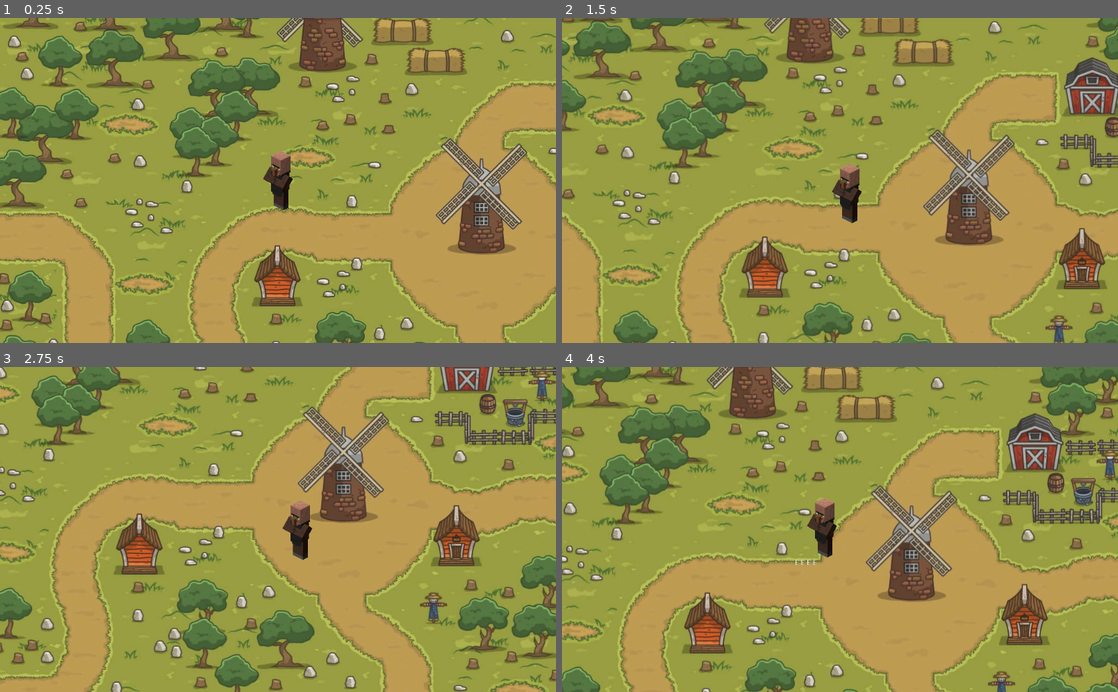
Above: before the commit, frames 1-4 (two rows, left to right).
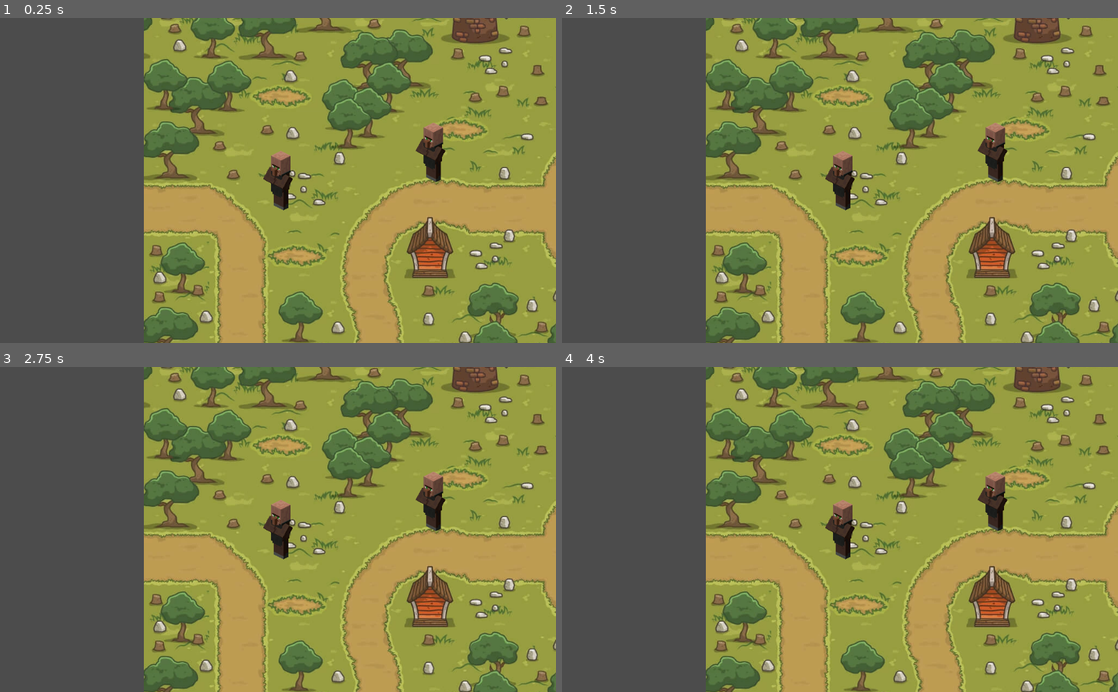
Above: after the commit, the same moments.

Repository: RattusInVitaReali/FarmVile
Game: Godot game, scene res://main.tscn
Same seed, same stepped clock (60 frames per second), same inputs: the game is played once before the commit and once after it.
Inputs:
- Up to frame 1 (0.25 s): no input
- Up to frame 2 (1.5 s): tap Enter at 0.5 s; hold Right (ui_right) 0.53-1.28 s; hold Down (ui_down) from 1.28 s (still down)
- Up to frame 3 (2.75 s): release Down (ui_down) at 2.03 s; hold Right (ui_right) from 2.03 s (still down)
- Up to frame 4 (4 s): release Right (ui_right) at 2.78 s; hold Up (ui_up) 2.78-3.53 s; hold Left (ui_left) from 3.53 s (still down)

The runs differ from the first frame. In frame 1, 71% of the frame differs, in the area x 0-100%, y 0-100%; in frame 2, 73%; in frame 3, 78%; in frame 4, 73%.

Commit message:
luka hvala sto nisi pushovao

Diff:
--- a/main.tscn
+++ b/main.tscn
@@ -10,11 +10,16 @@
 position = Vector2( 574, 293 )
 texture = ExtResource( 1 )
 
+[node name="Interactable" parent="." instance=ExtResource( 3 )]
+position = Vector2( 509, 207 )
+hover_text = "W W W W"
+
+[node name="Interactable2" parent="." instance=ExtResource( 3 )]
+position = Vector2( 562, 348 )
+
 [node name="Player" parent="." instance=ExtResource( 2 )]
 position = Vector2( 382, 248 )
 
-[node name="Interactable" parent="." instance=ExtResource( 3 )]
-position = Vector2( 509, 207 )
-
-[node name="Interactable2" parent="." instance=ExtResource( 3 )]
-position = Vector2( 562, 348 )
+[node name="Player2" parent="." instance=ExtResource( 2 )]
+position = Vector2( 101, 300 )
+player_id = 1
--- a/player/player.gd
+++ b/player/player.gd
@@ -3,15 +3,17 @@
 var speed = 200  # speed in pixels/sec
 var velocity = Vector2.ZERO
 
+export(int) var player_id = 0
+
 func get_input():
 	velocity = Vector2.ZERO
-	if Input.is_action_pressed('ui_right'):
+	if Input.is_action_pressed('ui_right_%s' % player_id):
 		velocity.x += 1
-	if Input.is_action_pressed('ui_left'):
+	if Input.is_action_pressed('ui_left_%s' % player_id):
 		velocity.x -= 1
-	if Input.is_action_pressed('ui_down'):
+	if Input.is_action_pressed('ui_down_%s' % player_id):
 		velocity.y += 1
-	if Input.is_action_pressed('ui_up'):
+	if Input.is_action_pressed('ui_up_%s' % player_id):
 		velocity.y -= 1
 	# Make sure diagonal movement isn't faster
 	velocity = velocity.normalized() * speed
@@ -33,3 +35,17 @@
 	if current_interactable != null:
 		current_interactable.stop_hover()
 		current_interactable = null
+
+func interact():
+	if current_interactable != null:
+		current_interactable
+
+
+var item : Item = null
+
+func equip():
+	pass
+
+
+func drop():
+	pass
--- a/player/player.tscn
+++ b/player/player.tscn
@@ -29,7 +29,6 @@
 collision_mask = 128
 
 [node name="CollisionShape2D" type="CollisionShape2D" parent="InteractableScaner"]
-position = Vector2( 0, 30 )
 shape = SubResource( 2 )
 
 [connection signal="area_entered" from="InteractableScaner" to="." method="_on_InteractableScaner_area_entered"]
--- a/project.godot
+++ b/project.godot
@@ -34,6 +34,73 @@
 
 common/drop_mouse_on_gui_input_disabled=true
 
+[input]
+
+ui_left_1={
+"deadzone": 0.5,
+"events": [ Object(InputEventKey,"resource_local_to_scene":false,"resource_name":"","device":0,"alt":false,"shift":false,"control":false,"meta":false,"command":false,"pressed":false,"scancode":74,"physical_scancode":0,"unicode":0,"echo":false,"script":null)
+ ]
+}
+ui_left_0={
+"deadzone": 0.5,
+"events": [ Object(InputEventKey,"resource_local_to_scene":false,"resource_name":"","device":0,"alt":false,"shift":false,"control":false,"meta":false,"command":false,"pressed":false,"scancode":65,"physical_scancode":0,"unicode":0,"echo":false,"script":null)
+ ]
+}
+ui_right_0={
+"deadzone": 0.5,
+"events": [ Object(InputEventKey,"resource_local_to_scene":false,"resource_name":"","device":0,"alt":false,"shift":false,"control":false,"meta":false,"command":false,"pressed":false,"scancode":68,"physical_scancode":0,"unicode":0,"echo":false,"script":null)
+ ]
+}
+ui_right_1={
+"deadzone": 0.5,
+"events": [ Object(InputEventKey,"resource_local_to_scene":false,"resource_name":"","device":0,"alt":false,"shift":false,"control":false,"meta":false,"command":false,"pressed":false,"scancode":76,"physical_scancode":0,"unicode":0,"echo":false,"script":null)
+ ]
+}
+ui_up_0={
+"deadzone": 0.5,
+"events": [ Object(InputEventKey,"resource_local_to_scene":false,"resource_name":"","device":0,"alt":false,"shift":false,"control":false,"meta":false,"command":false,"pressed":false,"scancode":87,"physical_scancode":0,"unicode":0,"echo":false,"script":null)
+ ]
+}
+ui_up_1={
+"deadzone": 0.5,
+"events": [ Object(InputEventKey,"resource_local_to_scene":false,"resource_name":"","device":0,"alt":false,"shift":false,"control":false,"meta":false,"command":false,"pressed":false,"scancode":73,"physical_scancode":0,"unicode":0,"echo":false,"script":null)
+ ]
+}
+ui_down_0={
+"deadzone": 0.5,
+"events": [ Object(InputEventKey,"resource_local_to_scene":false,"resource_name":"","device":0,"alt":false,"shift":false,"control":false,"meta":false,"command":false,"pressed":false,"scancode":83,"physical_scancode":0,"unicode":0,"echo":false,"script":null)
+ ]
+}
+ui_down_1={
+"deadzone": 0.5,
+"events": [ Object(InputEventKey,"resource_local_to_scene":false,"resource_name":"","device":0,"alt":false,"shift":false,"control":false,"meta":false,"command":false,"pressed":false,"scancode":75,"physical_scancode":0,"unicode":0,"echo":false,"script":null)
+ ]
+}
+ui_interact_0={
+"deadzone": 0.5,
+"events": [ Object(InputEventKey,"resource_local_to_scene":false,"resource_name":"","device":0,"alt":false,"shift":false,"control":false,"meta":false,"command":false,"pressed":false,"scancode":69,"physical_scancode":0,"unicode":0,"echo":false,"script":null)
+ ]
+}
+ui_interact_1={
+"deadzone": 0.5,
+"events": [ Object(InputEventKey,"resource_local_to_scene":false,"resource_name":"","device":0,"alt":false,"shift":false,"control":false,"meta":false,"command":false,"pressed":false,"scancode":79,"physical_scancode":0,"unicode":0,"echo":false,"script":null)
+ ]
+}
+ui_drop_0={
+"deadzone": 0.5,
+"events": [ Object(InputEventKey,"resource_local_to_scene":false,"resource_name":"","device":0,"alt":false,"shift":false,"control":false,"meta":false,"command":false,"pressed":false,"scancode":81,"physical_scancode":0,"unicode":0,"echo":false,"script":null)
+ ]
+}
+ui_drop_1={
+"deadzone": 0.5,
+"events": [ Object(InputEventKey,"resource_local_to_scene":false,"resource_name":"","device":0,"alt":false,"shift":false,"control":false,"meta":false,"command":false,"pressed":false,"scancode":85,"physical_scancode":0,"unicode":0,"echo":false,"script":null)
+ ]
+}
+
+[layer_names]
+
+2d_physics/layer_8="interactable"
+
 [physics]
 
 common/enable_pause_aware_picking=true
